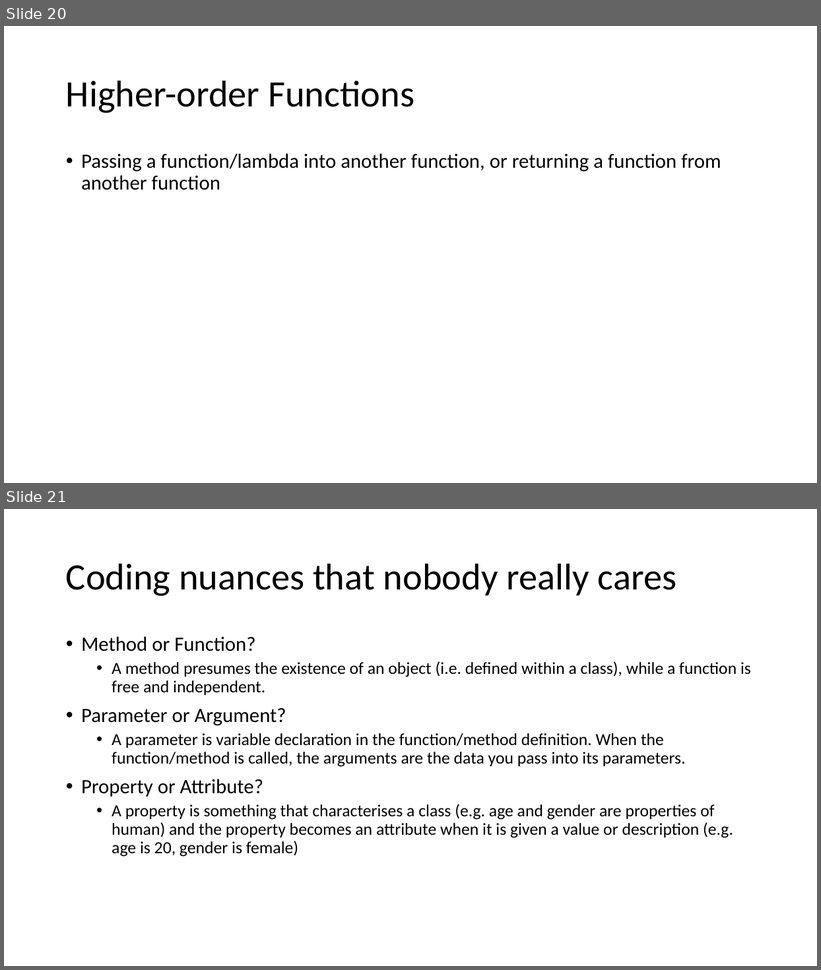
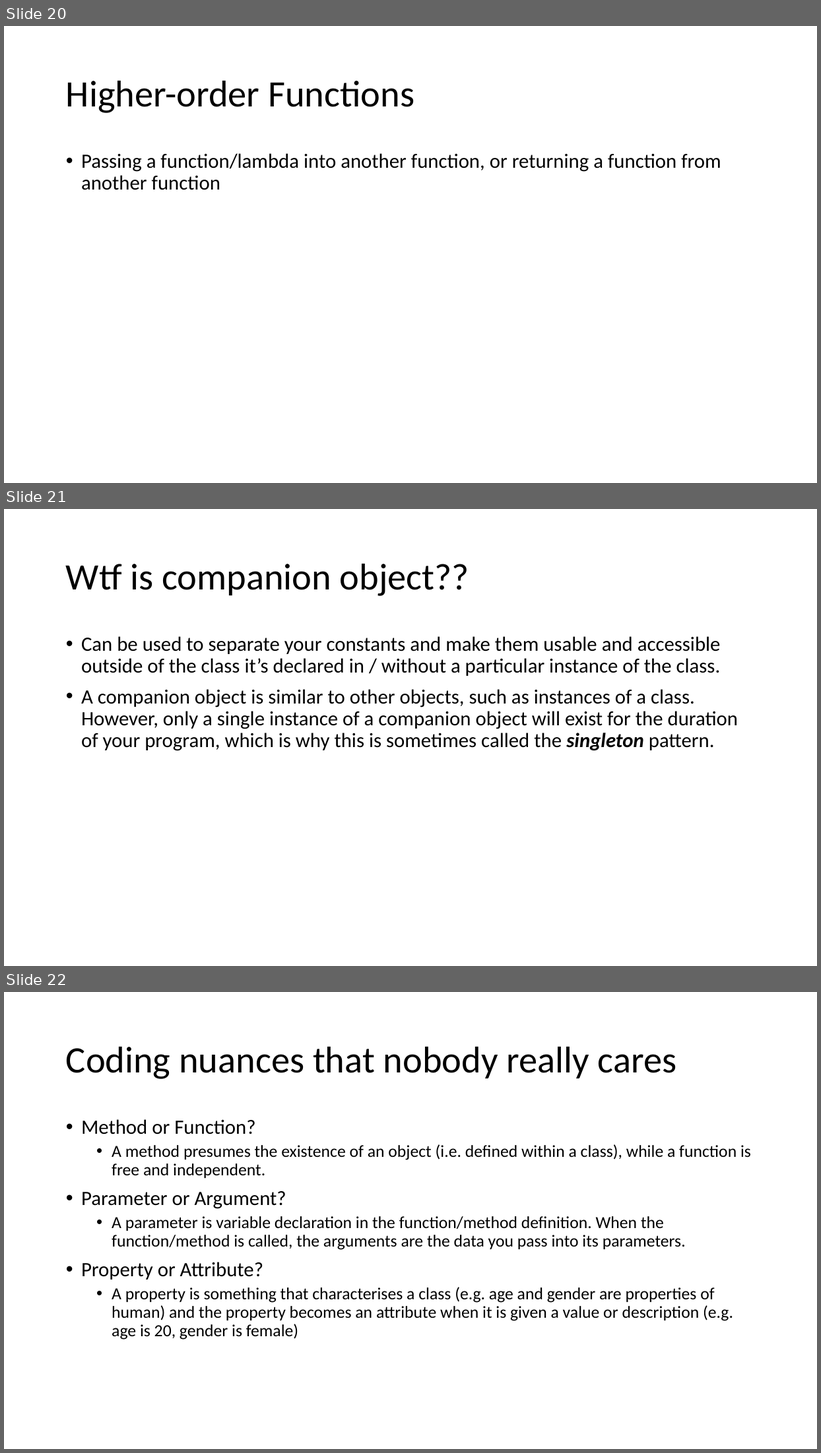
Before and after one commit to joellecorliss/Associate-Android-Developer, a slide deck: Android Basics in Kotlin.pptx. Shown one above the other, each under a label of ours: slides 20 and 21 before the commit, slides 20, 21 and 22 after it. The pictures are 821x970 and 821x1453 pixels, drawn with LibreOffice and Linux fonts; fonts in the diff are those of the drawing. Boxes give left, top, right and bottom in pixels: in the first picture for what was removed or moved away, otherwise in the second. Text is boxed around its words. In the diff, an @@ line names an element or a change of style, - is before the commit and + after.

```diff
--- a/Android Basics in Kotlin.pptx
+++ b/Android Basics in Kotlin.pptx
@@ slide 21 added at [4,509,817,966], background #FFFFFF @@
@@ title added at [66,563,469,596], 44 pt, text #000000 @@
+Wtf is companion object??
@@ text added at [81,636,738,751], 24 pt, text #000000 @@
+• Can be used to separate your constants and make them usable and accessible outside of the class it’s declared in / without a particular instance of the class.
+• A companion object is similar to other objects, such as instances of a class. However, only a single instance of a companion object will exist for the duration of your program, which is why this is sometimes called the singleton pattern.
@@ what was slide 21 is now slide 22 @@
```
Also in this commit, not shown: 4 slides changed, 6 other slides added.
